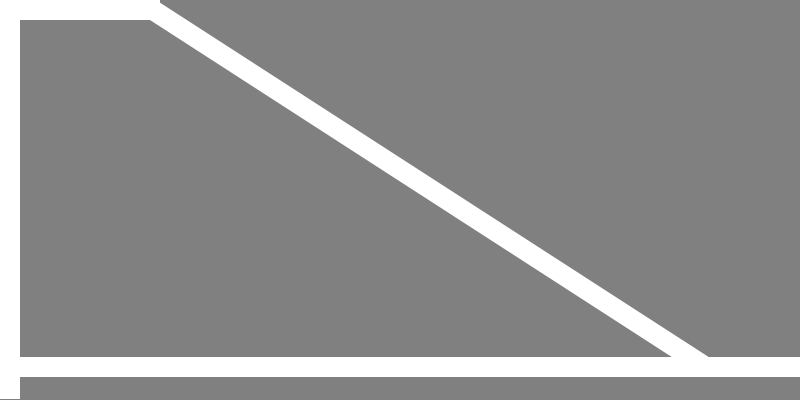
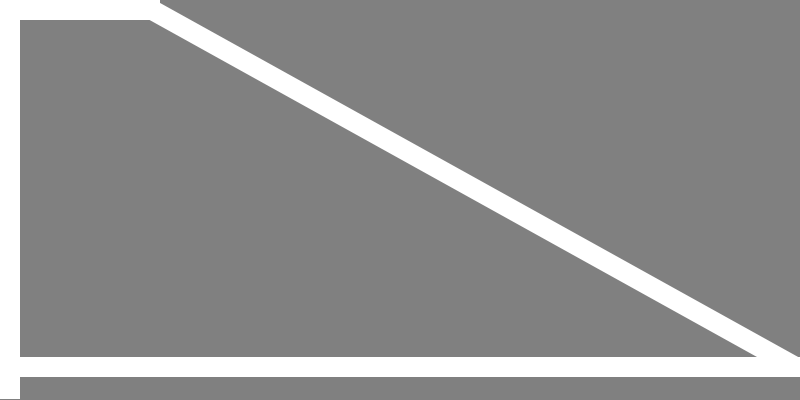
Layered file, before and after one edit (800 x 400). Changes by layer:
painted on "Line 2" over [149, 2, 798, 357]
